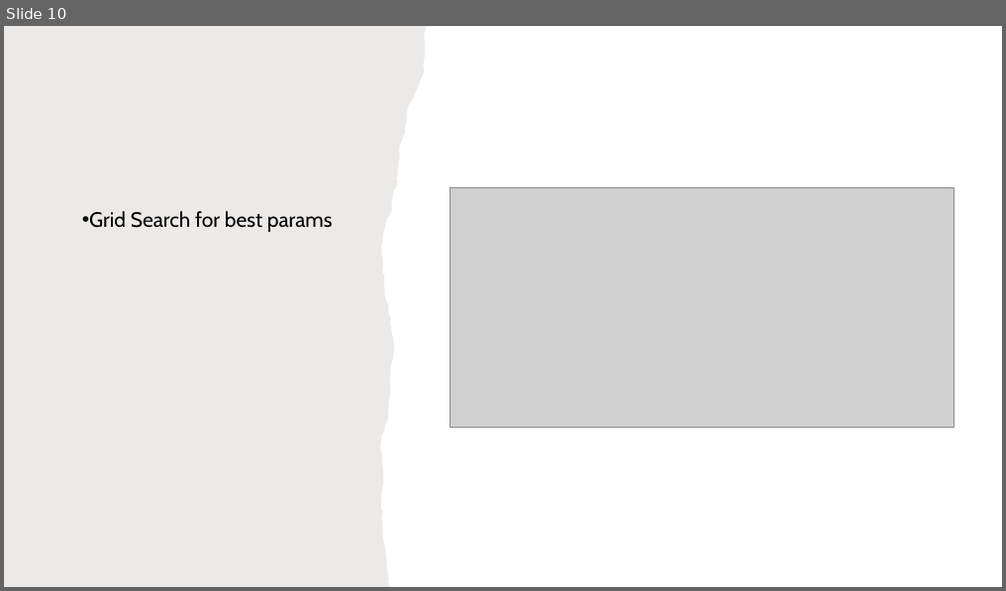
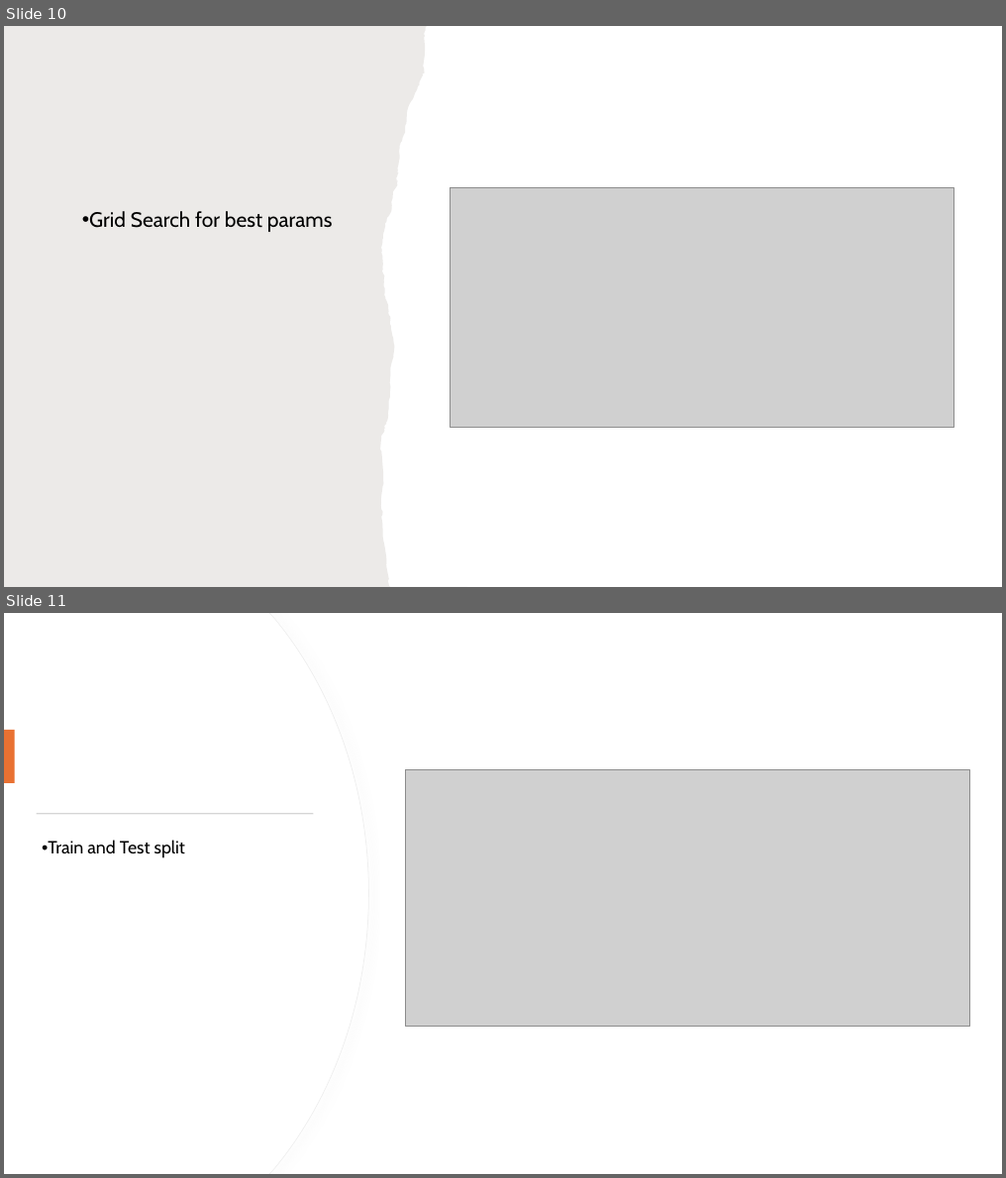
Before and after one commit to vrsyvby/MLAssignmentPartA, a slide deck: Question5MLAssignmentPartA.pptx. Shown one above the other, each under a label of ours: slide 10 before the commit, slides 10 and 11 after it. The pictures are 1006x591 and 1006x1178 pixels, drawn with LibreOffice and Linux fonts; fonts in the diff are those of the drawing; grey boxes stand for pictures. Boxes give left, top, right and bottom in pixels: in the first picture for what was removed or moved away, otherwise in the second. Text is boxed around its words. In the diff, an @@ line names an element or a change of style, - is before the commit and + after.

```diff
--- a/Question5MLAssignmentPartA.pptx
+++ b/Question5MLAssignmentPartA.pptx
@@ slide 11 added at box(4, 613, 1002, 1174), background #FFFFFF @@
@@ freeform shape added at box(4, 613, 368, 1174), fill #FFFFFF, outline #EFEFEF 0.75 pt @@
@@ freeform shape added at box(4, 613, 368, 1174), fill #FFFFFF @@
@@ rectangle added at box(4, 730, 15, 783), fill #E97132 @@
@@ picture added at box(405, 769, 969, 1026) @@
@@ rectangle added at box(37, 813, 313, 814), fill #D5D5D5 @@
@@ text added at box(48, 840, 185, 859), 17 pt, text #000000 @@
+• Train and Test split
```
Also in this commit, not shown: 1 slide changed, 1 other slide added, 1 other file.
